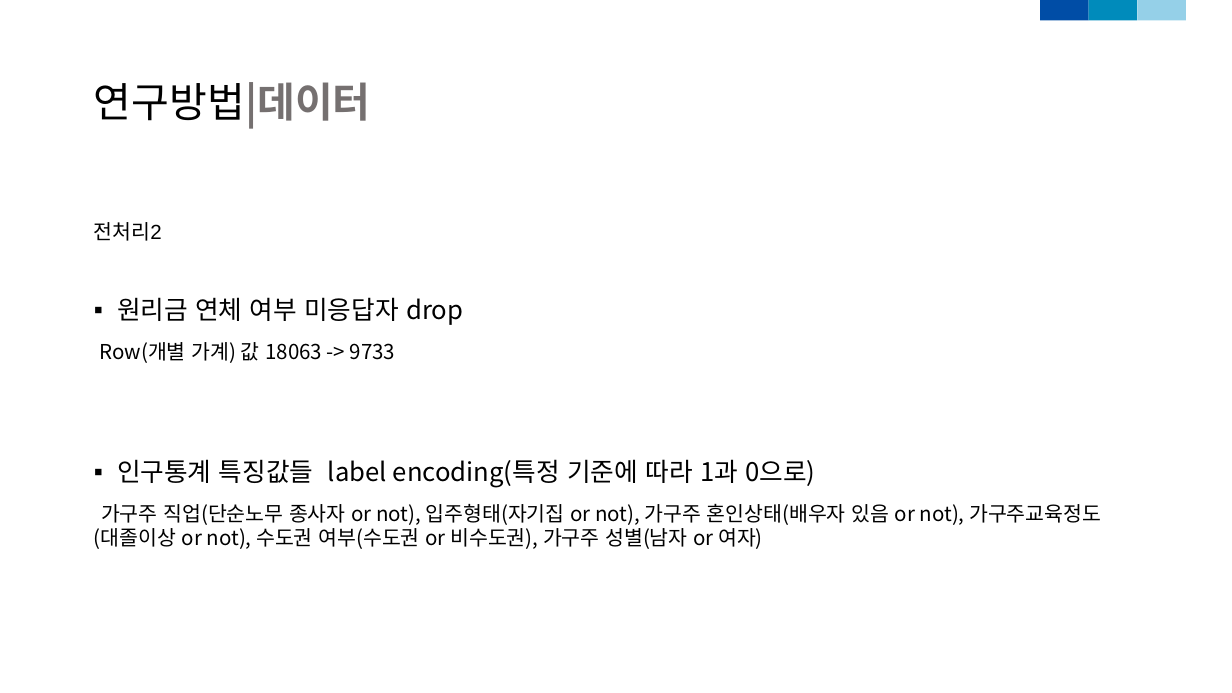
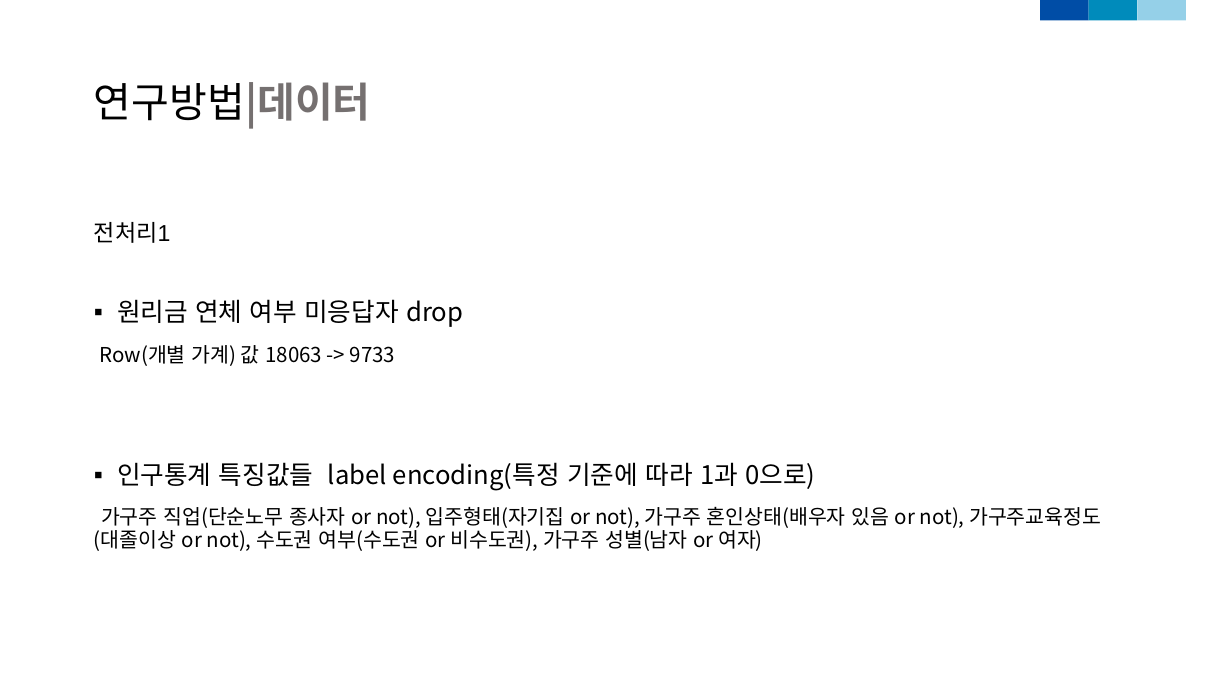
Before and after one commit to dudungE/Competition, a slide deck: slide 7 of ppt/부실가계탐지모형_2.pptx (slide 6 before the commit). Drawn at 1232x693 pixels with LibreOffice and Linux fonts; fonts in the diff are those of the drawing. Boxes give left, top, right and bottom in pixels: in the first picture for what was removed or moved away, otherwise in the second. Text is boxed around its words. In the diff, an @@ line names an element or a change of style, - is before the commit and + after.

```diff
--- a/ppt/부실가계탐지모형_2.pptx
+++ b/ppt/부실가계탐지모형_2.pptx
@@ text at (94,222,171,243): text changed; size 16 to 18 pt @@
-전처리2
+전처리1
```
Also in this commit, not shown: 12 other slides changed, 1 slide added, 1 slide removed, 1 other file.
